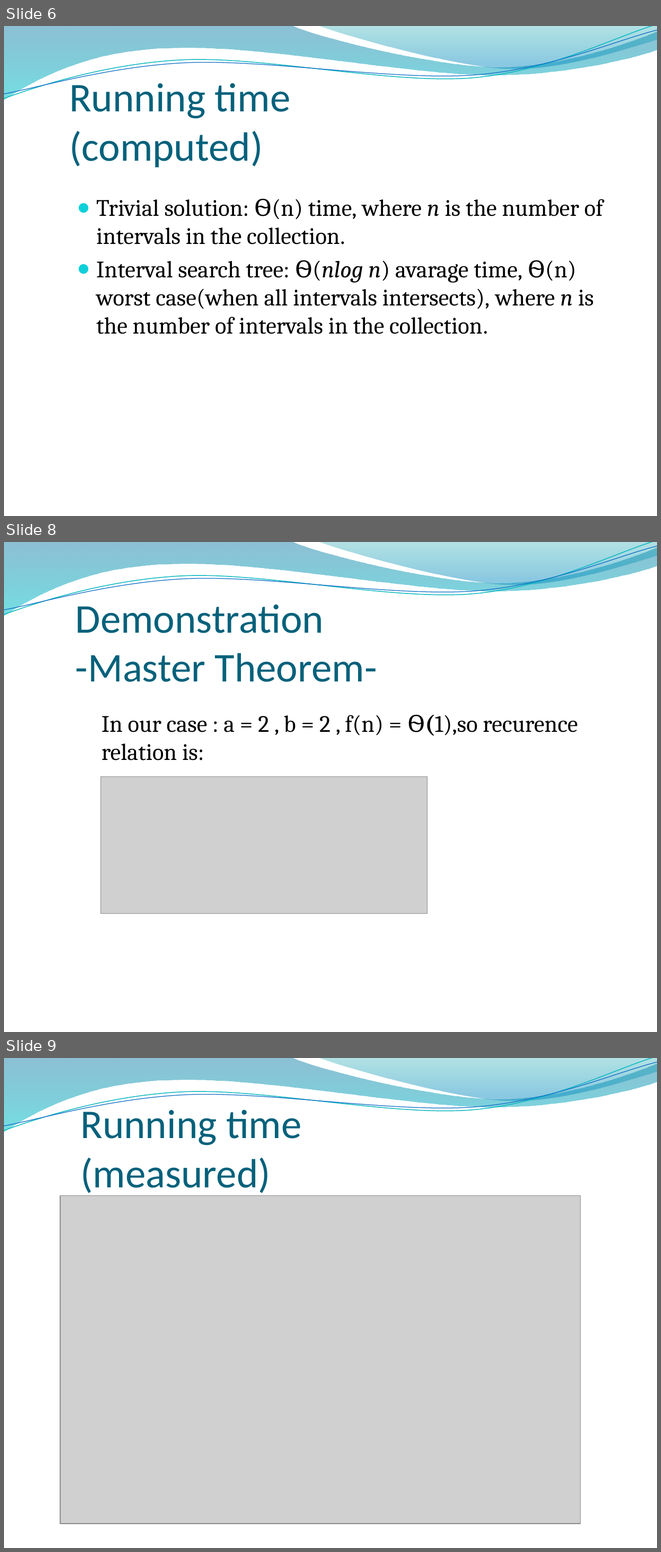
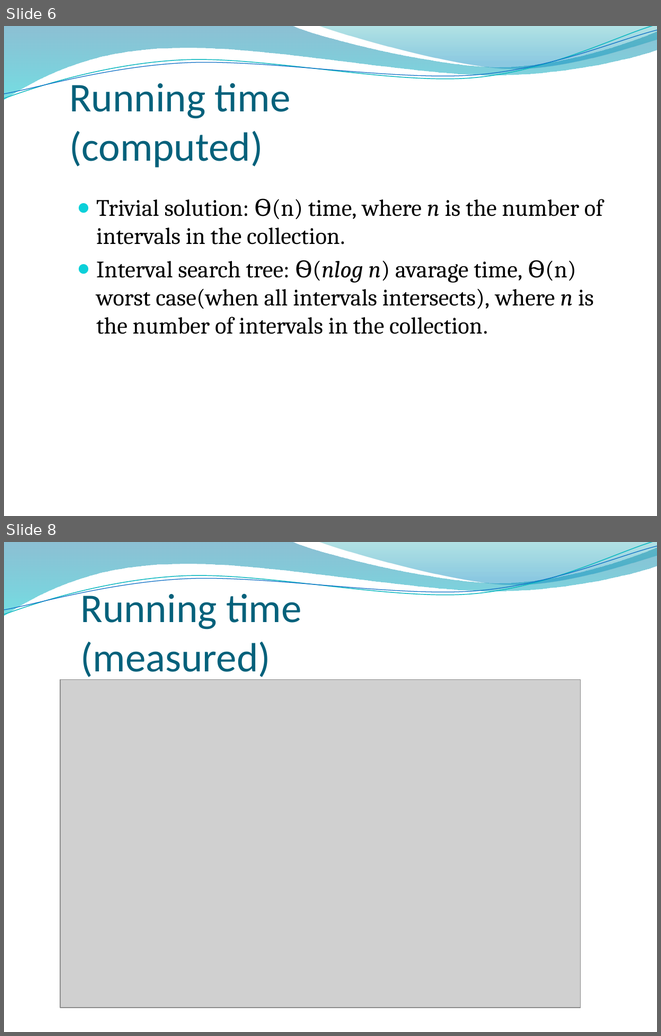
Before and after one commit to mihaescu/ADS, a slide deck: BST/Geometric Applications/Interval Search by Iordache Lucian/Presentation/Interval search tree.pptx. Shown one above the other, each under a label of ours: slides 6, 8 and 9 before the commit, slides 6 and 8 after it; the slides between them are not shown. The pictures are 661x1552 and 661x1036 pixels, drawn with LibreOffice and Linux fonts; fonts in the diff are those of the drawing; grey boxes stand for pictures; background and template pictures are left out. Boxes give left, top, right and bottom in pixels: in the first picture for what was removed or moved away, otherwise in the second. Text is boxed around its words. In the diff, an @@ line names an element or a change of style, - is before the commit and + after.

```diff
--- a/BST/Geometric Applications/Interval Search by Iordache Lucian/Presentation/Interval search tree.pptx
+++ b/BST/Geometric Applications/Interval Search by Iordache Lucian/Presentation/Interval search tree.pptx
@@ slide 8 removed at (4, 542, 657, 1032), background picture (left out); not listed: 4 template elements that a slide beside it also shows @@
@@ title removed at (76, 604, 377, 682) @@
-Demonstration
--Master Theorem-
@@ text removed at (102, 714, 577, 760) @@
-In our case : a = 2 , b = 2 , f(n) = Ѳ(1),so recurence relation is:
@@ picture removed at (100, 776, 427, 913) @@
@@ what was slide 9 is now slide 8 @@
```
Also in this commit, not shown: 5 slides changed, 2 slides added, 1 other file.
